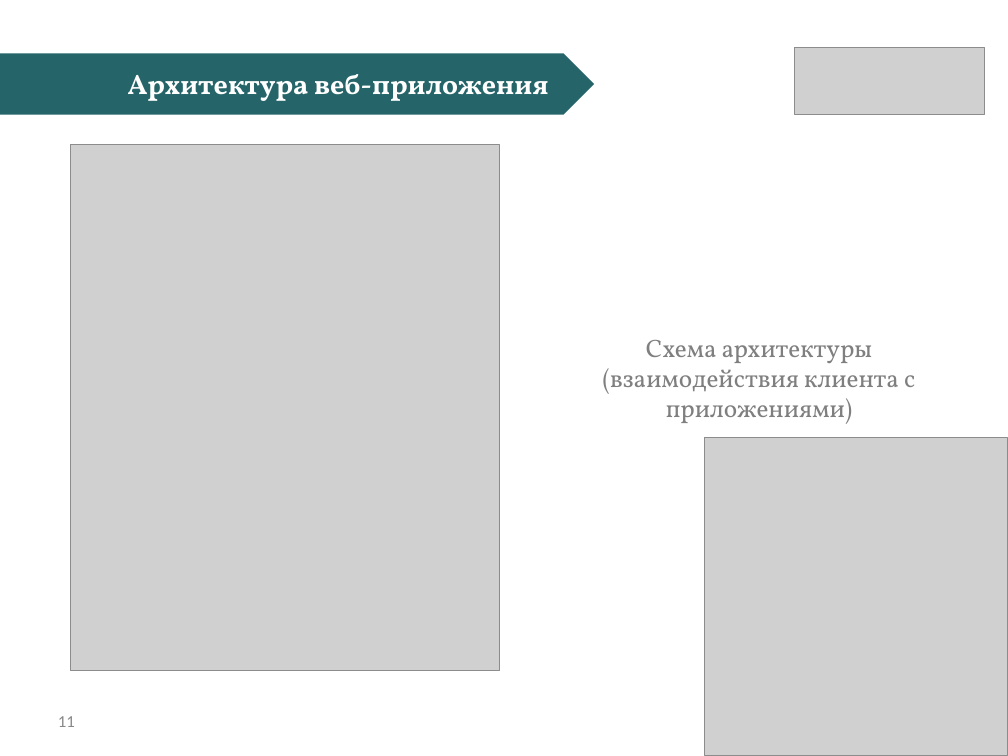
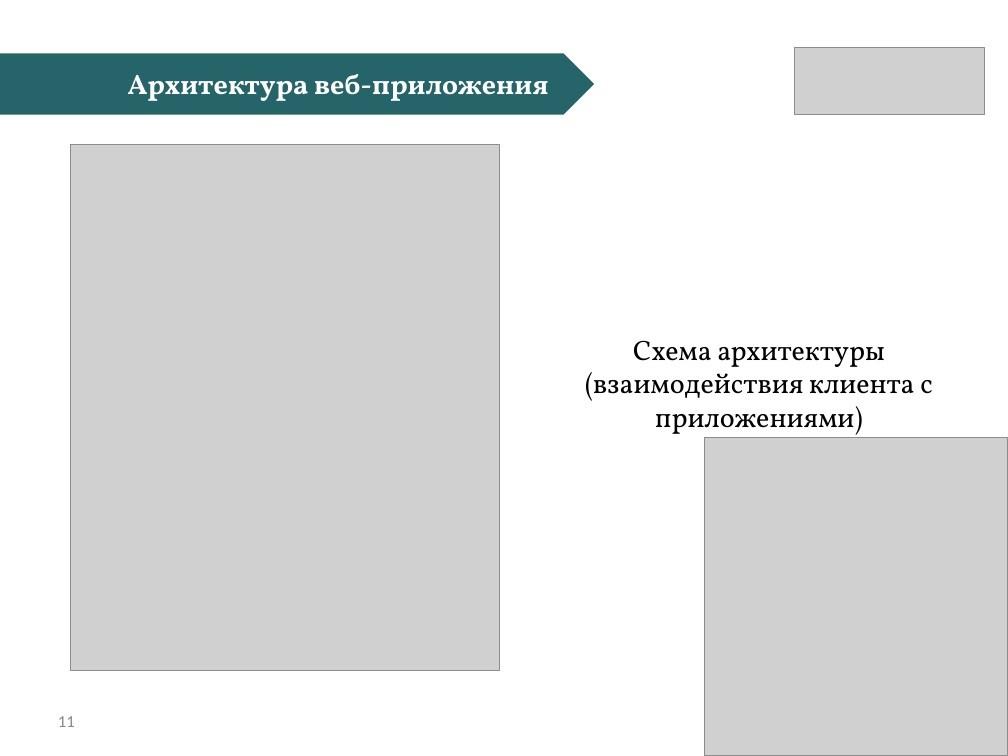
Before and after one commit to CTpeJLok/diplom, a slide deck: slide 11 of to_pred/БалашкинАМ_Презентация.pptx. Drawn at 1008x756 pixels with LibreOffice and Linux fonts; fonts in the diff are those of the drawing; grey boxes stand for pictures. Boxes give left, top, right and bottom in pixels: in the first picture for what was removed or moved away, otherwise in the second. Text is boxed around its words. In the diff, an @@ line names an element or a change of style, - is before the commit and + after.

```diff
--- a/to_pred/БалашкинАМ_Презентация.pptx
+++ b/to_pred/БалашкинАМ_Презентация.pptx
@@ text "Схема архитектуры (взаимодействия клиента с ..." at [585,340,933,440]: size 18 to 20 pt, text colour #7F7F7F to #000000 @@
```
Also in this commit, not shown: 10 other slides changed, 20 other files.
